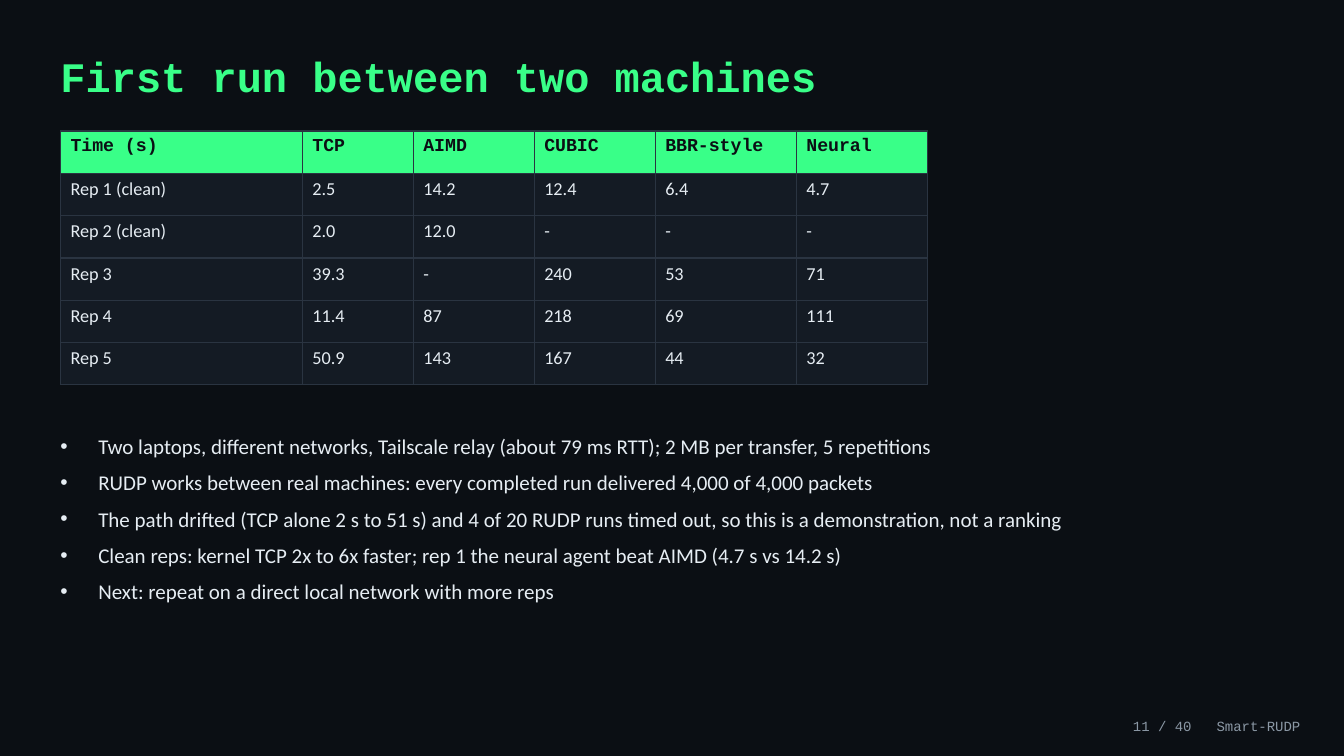
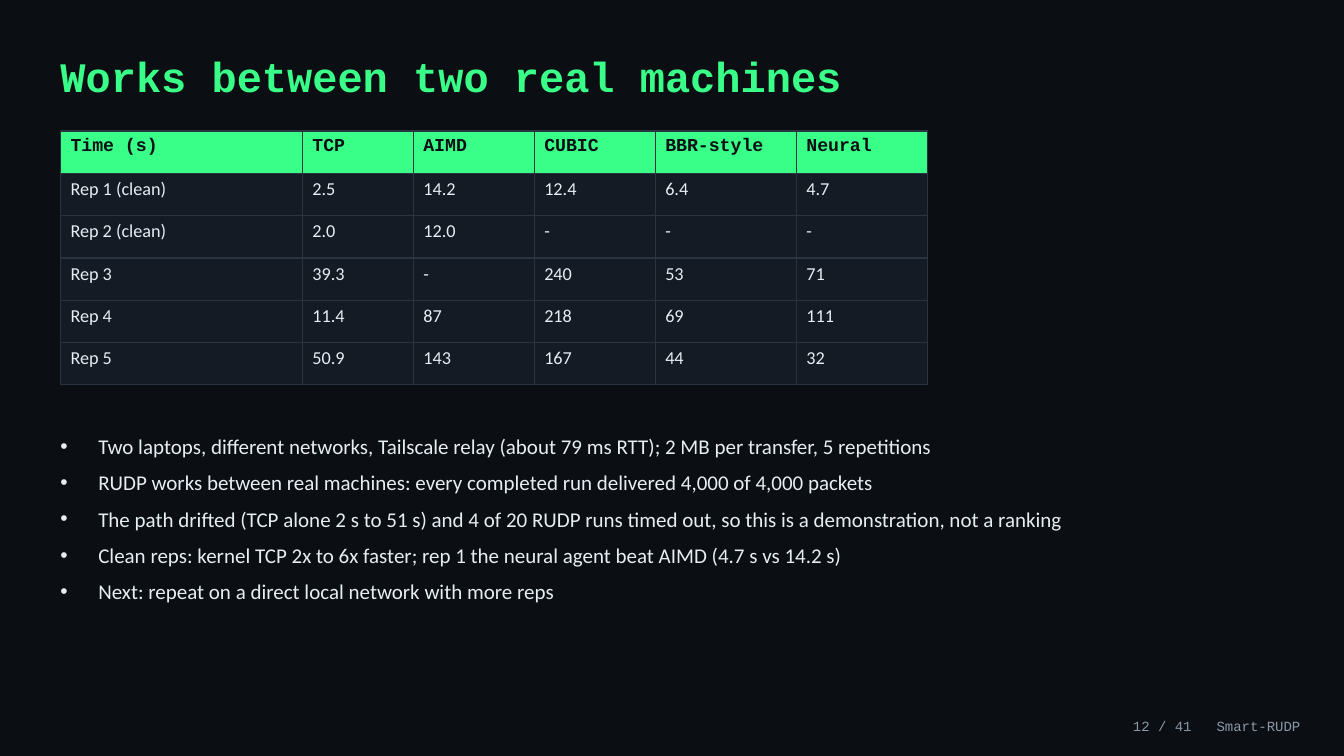
Before and after one commit to Capsturrrr/REPLIC, a slide deck: slide 12 of docs/RUDP_Presentation.pptx (slide 11 before the commit). Drawn at 1344x756 pixels with LibreOffice and Linux fonts; fonts in the diff are those of the drawing. Boxes give left, top, right and bottom in pixels: in the first picture for what was removed or moved away, otherwise in the second. Text is boxed around its words. In the diff, an @@ line names an element or a change of style, - is before the commit and + after.

```diff
--- a/docs/RUDP_Presentation.pptx
+++ b/docs/RUDP_Presentation.pptx
@@ text at bbox=[60, 61, 842, 93]: text changed @@
-First run between two machines
+Works between two real machines
@@ text at bbox=[1133, 721, 1301, 731]: text changed @@
-11 / 40 Smart-RUDP
+12 / 41 Smart-RUDP
```
Also in this commit, not shown: 38 other slides changed, 1 slide added, 6 other files.
